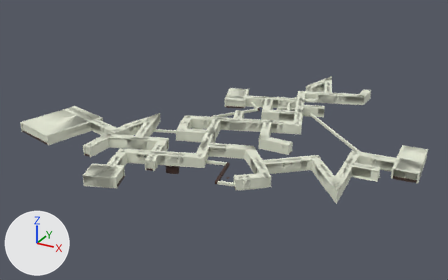
Renders of the FBX model Assets/Meshes/World/Maze/Levels/Triology/house_maze_edited-1.fbx from each side of a commit.
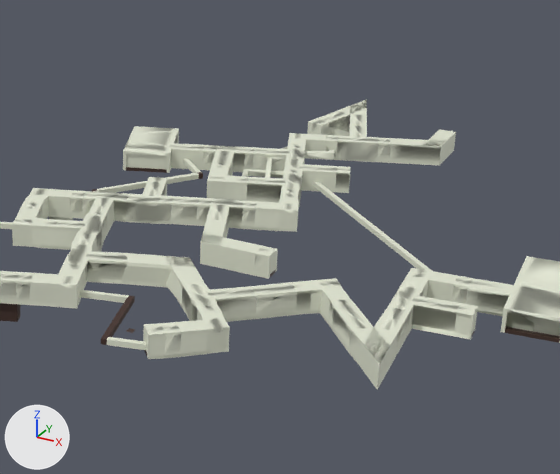
The first picture shows the older version from a camera (50 mm lens) standing at (127.0, -471.0, 170.0) and looking at (-69.0, -113.0, -9.0). The close-ups show both versions on the part from 38% to 93% of the width and 12% to 86% of the height of that picture; other places that the commit changed are outside them. The axes (+X, +Y, +Z) are drawn at lower left. The lights are the same throughout. Where no turn or scale is listed for an object, it has been applied to the vertices. Vertices at the same position are counted once.

Objects in the first close-up: 'Maze'.
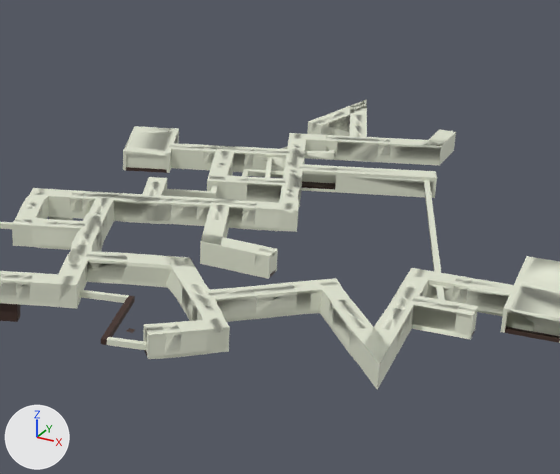
Where the change shows, as pixel boxes (x1, y1, x2, y2) in the close-ups (560 x 474 px):
part 1 of me_maze, built on: before (92, 152, 432, 271); after (162, 166, 453, 302)

The change in detail:
me_maze is used by ob_maze; location (0.0, 0.0, 0.0).
me_maze had 8969 vertices, 9181 faces and spanned x -193.0..71.0, y -228.0..21.0, z -7.0..6.0.
me_maze now has 9187 vertices, 9474 faces and spans x -193.0..71.0, y -228.0..21.0, z -7.0..6.0.
me_maze part 1: 38 vertices moved from x -18.0..-15.0, y -57.0..-51.0, z -1.0..6.0 to x 8.0..11.0, y -47.0..-42.0, z -1.0..6.0; 116 vertices removed from x -86.0..39.0, y -166.0..-56.0, z 0.0..5.0; 399 vertices added at x -64.0..41.0, y -136.0..-47.0, z 0.0..5.0.
